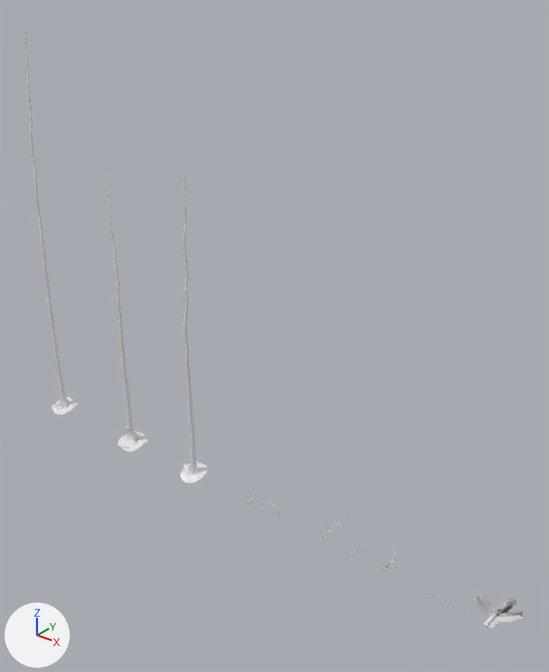
Two versions of the glTF model crates/renderer/assets/vegetation/field_fir_a_lod1.glb, one commit apart.
One viewpoint serves both versions: a 50 mm lens placed at (28.7, -18.9, 19.8), pointed at (12.6, 1.1, 7.3). Lighting does not change. The marker at lower left points along +X, +Y and +Z. The picture after the commit comes second. Vertices at exactly the same position are counted once.

Script lines for the objects in view, before the commit:
```python
mat_bark = bpy.data.materials.new('bark')
mat_bark.use_nodes = True; mat_bark.node_tree.nodes.clear()
_N = mat_bark.node_tree.nodes; _L = mat_bark.node_tree.links
n0 = _N.new('ShaderNodeBsdfPrincipled'); n0.name = 'Principled BSDF'
n0.inputs[2].default_value = 0.4  # 'Roughness'
n1 = _N.new('ShaderNodeOutputMaterial'); n1.name = 'Material Output'
n2 = _N.new('ShaderNodeMix'); n2.name = 'Mix'
n2.data_type = 'RGBA'
n2.blend_type = 'MULTIPLY'
n2.inputs[0].default_value = 1.0  # 'Factor'
n2.inputs[7].default_value = (0.8, 0.8, 0.8, 1.0)  # 'B', white #e7e7e7
n3 = _N.new('ShaderNodeVertexColor'); n3.name = 'Color Attribute'
_L.new(n0.outputs[0], n1.inputs[0])  # 'BSDF' to 'Surface'
_L.new(n2.outputs[2], n0.inputs[0])  # 'Result' to 'Base Color'
_L.new(n3.outputs[0], n2.inputs[6])  # 'Color' to 'A'
mat_foliage = principled_material('foliage')
mat_foliage.base_color = (0.8, 0.8, 0.8)  # white #e7e7e7
mat_foliage.roughness = 0.4
me_cylinder_003 = bpy.data.meshes.new('Cylinder.003')
me_cylinder_003.from_pydata(...)  # 5462 vertices, 10533 faces; spans x -12.6..1.9, y -0.6..0.7, z -0.1..17.5
me_cylinder_003.materials.append(mat_bark)
me_plane_020 = bpy.data.meshes.new('Plane.020')
me_plane_020.from_pydata(...)  # 142 vertices, 122 faces; spans x -8.44..-0.01, y -0.02..2.02, z -0.31..0.2
me_plane_020.materials.append(mat_foliage)  # white #e7e7e7
ob_bark_lod1 = bpy.data.objects.new('bark_lod1', me_cylinder_003)
ob_bark_lod1.location = (12.04, 0.0, 0.0)
ob_foliage_lod1 = bpy.data.objects.new('foliage_lod1', me_plane_020)
ob_foliage_lod1.location = (23.36, 0.0, 0.0)
```
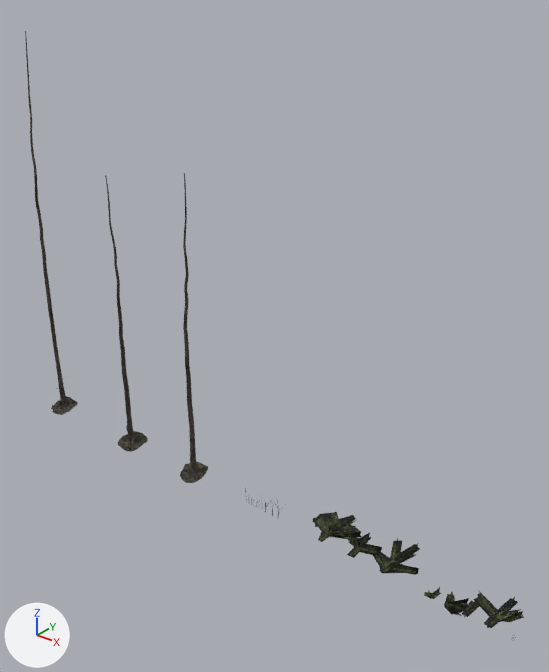
Edits to the bpy script that builds the scene:
```text
Add img_foliage_rgba:
    img_foliage_rgba = load_image('foliage_rgba', '_unpacked/foliage_rgba', 512, 512, 'sRGB')
Add img_bark_diff_2k:
    img_bark_diff_2k = load_image('bark_diff_2k', '_unpacked/bark_diff_2k', 2048, 2048, 'sRGB')
Change mat_bark:
    where n0 = _N.new('ShaderNodeBsdfPrincipled'); n0.name = 'Principled BSDF'
    n0.inputs[2].default_value: 0.4 -> 0.7  # 'Roughness'
    where n2 = _N.new('ShaderNodeMix'); n2.name = 'Mix'
    remove n2.inputs[7].default_value = (0.8, 0.8, 0.8, 1.0)  # 'B', white #e7e7e7
    add n4 = _N.new('ShaderNodeTexImage'); n4.name = 'Image Texture'
    add n4.image = img_bark_diff_2k
    where n3 = _N.new('ShaderNodeVertexColor'); n3.name = 'Color Attribute'
    remove _L.new(n3.outputs[0], n2.inputs[6])  # 'Color' to 'A'
    add _L.new(n3.outputs[0], n2.inputs[7])  # 'Color' to 'B'
    add _L.new(n4.outputs[0], n2.inputs[6])  # 'Color' to 'A'
Change mat_foliage:
    remove mat_foliage.base_color = (0.8, 0.8, 0.8)  # white #e7e7e7
    add mat_foliage.texture = img_foliage_rgba
    mat_foliage.roughness: 0.4 -> 0.7
Change me_cylinder_003:
    used by ob_bark_lod1; location = (12.04, 0.0, 0.0)
    remove me_cylinder_003.from_pydata(...)  # 5462 vertices, 10533 faces; spans x -12.6..1.9, y -0.6..0.7, z -0.1..17.5
    add me_cylinder_003.from_pydata(...)  # 8889 vertices, 17155 faces; spans x -12.6..1.9, y -0.6..0.7, z -0.1..17.5
    me_cylinder_003 part 1: 275 vertices moved within x -12.6..-11.5, y -0.6..0.6, z -0.1..14.4; 45 vertices removed from x -12.3..-11.7, y -0.5..0.4, z -0.1..16.7; 1374 vertices added at x -12.6..-11.4, y -0.6..0.6, z -0.1..17.5
    me_cylinder_003 part 2: 319 vertices moved within x -7.6..-6.4, y -0.5..0.7, z -0.1..9.9; 55 vertices removed from x -7.3..-6.8, y -0.1..0.7, z 0.1..12.1; 1230 vertices added at x -7.6..-6.4, y -0.6..0.7, z -0.1..12.4
    me_cylinder_003 part 3: 117 vertices moved within x -3.7..1.3, y -0.5..0.6, z 0.0..11.5; 47 vertices removed from x -3.5..1.6, y -0.2..0.1, z 0.0..12.6; 970 vertices added at x -3.7..1.9, y -0.5..0.7, z -0.1..13.2
    me_cylinder_003 part 4: 140 kept faces spanning x -12.6..1.3, y -0.5..0.7, z 0.0..12.3 get new texture (UV) coordinates
Change me_plane_020:
    used by ob_foliage_lod1; location = (23.36, 0.0, 0.0)
    remove me_plane_020.from_pydata(...)  # 142 vertices, 122 faces; spans x -8.44..-0.01, y -0.02..2.02, z -0.31..0.2
    add me_plane_020.from_pydata(...)  # 530 vertices, 413 faces; spans x -8.68..0.13, y -0.03..2.2, z -1.0..0.24
    me_plane_020 part 5: 1 vertex moved within x -4.87, y 0.88, z -0.03; 7 vertices removed from x -8.21..-0.49, y 0.0..1.87, z -0.16..0.08; 395 vertices added at x -8.68..0.13, y -0.03..2.2, z -1.0..0.24
```

Changed parts and their boxes (x1, y1, x2, y2) in the pictures (549 x 672 px):
'bark_lod1', surface changed
    both: (25, 31, 279, 516)
'foliage_lod1', surface changed, reshaped (18% taller)
    before: (320, 519, 524, 628)
    after: (312, 512, 524, 641)
part 1 of me_cylinder_003, reshaped
    before: (26, 38, 76, 415)
    after: (25, 31, 78, 415)
part 2 of me_cylinder_003, reshaped
    before: (111, 227, 148, 452)
    after: (105, 175, 148, 452)
part 3 of me_cylinder_003, reshaped
    before: (181, 173, 276, 508)
    after: (180, 173, 279, 514)
part 4 of me_cylinder_003, surface changed
    before: (60, 187, 272, 502)
    after: (72, 191, 272, 502)
part 5 of me_plane_020, built on
    before: (327, 530, 517, 626)
    after: (312, 512, 523, 641)
